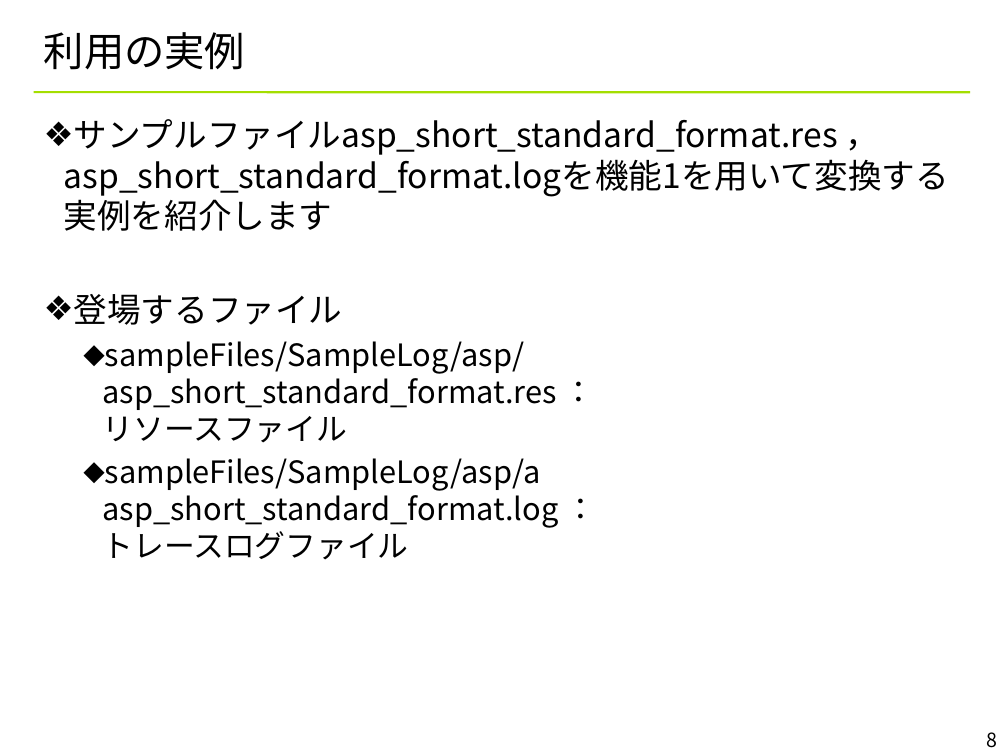
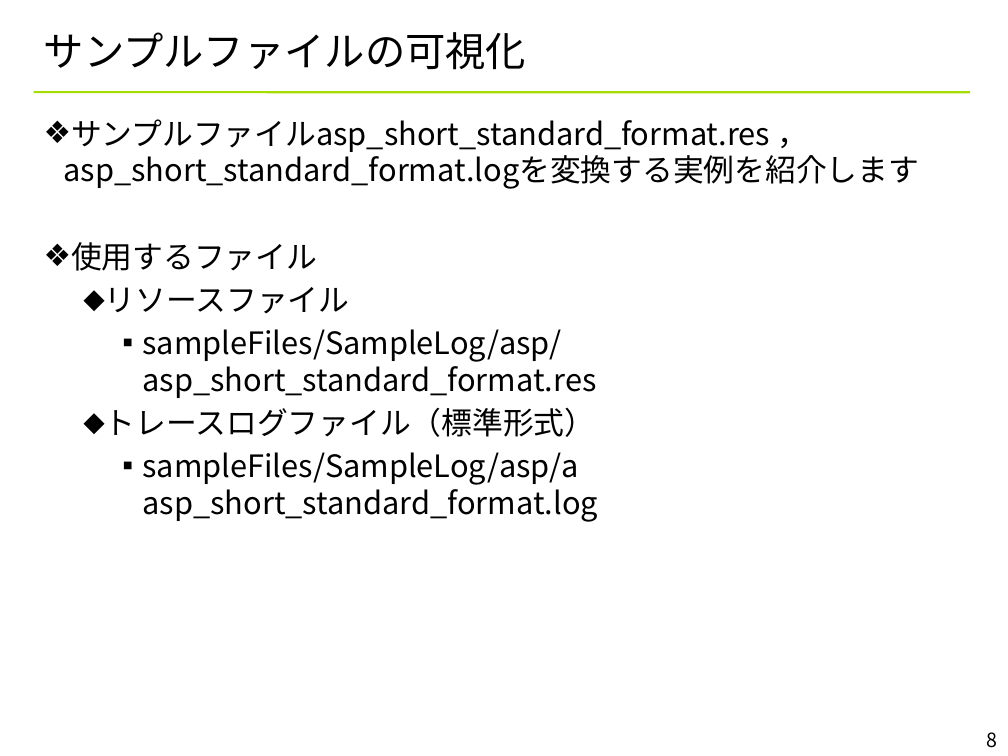
Before and after one commit to YixiaoLi/tlv4mc, a slide deck: slide 8 of doc/converter_manual.pptx. Drawn at 1008x756 pixels with LibreOffice and Linux fonts; fonts in the diff are those of the drawing; background and template pictures are left out. Boxes give left, top, right and bottom in pixels: in the first picture for what was removed or moved away, otherwise in the second. Text is boxed around its words. In the diff, an @@ line names an element or a change of style, - is before the commit and + after.

```diff
--- a/doc/converter_manual.pptx
+++ b/doc/converter_manual.pptx
@@ title at <box>44,32,527,70</box>: text changed @@
-利用の実例
+サンプルファイルの可視化
@@ text at <box>64,119,919,522</box>: text changed @@
-❖ サンプルファイルasp_short_standard_format.res ，asp_short_standard_format.logを機能1を用いて変換する実例を紹介します
-❖ 登場するファイル
-  ⬥ sampleFiles/SampleLog/asp/ asp_short_standard_format.res ：
-    リソースファイル
-  ⬥ sampleFiles/SampleLog/asp/a asp_short_standard_format.log ：
-    トレースログファイル
+❖ サンプルファイルasp_short_standard_format.res ，asp_short_standard_format.logを変換する実例を紹介します
+❖ 使用するファイル
+  ⬥ リソースファイル
+    ▪ sampleFiles/SampleLog/asp/ asp_short_standard_format.res
+  ⬥ トレースログファイル（標準形式）
+    ▪ sampleFiles/SampleLog/asp/a asp_short_standard_format.log
```
Also in this commit, not shown: 13 other slides changed.
